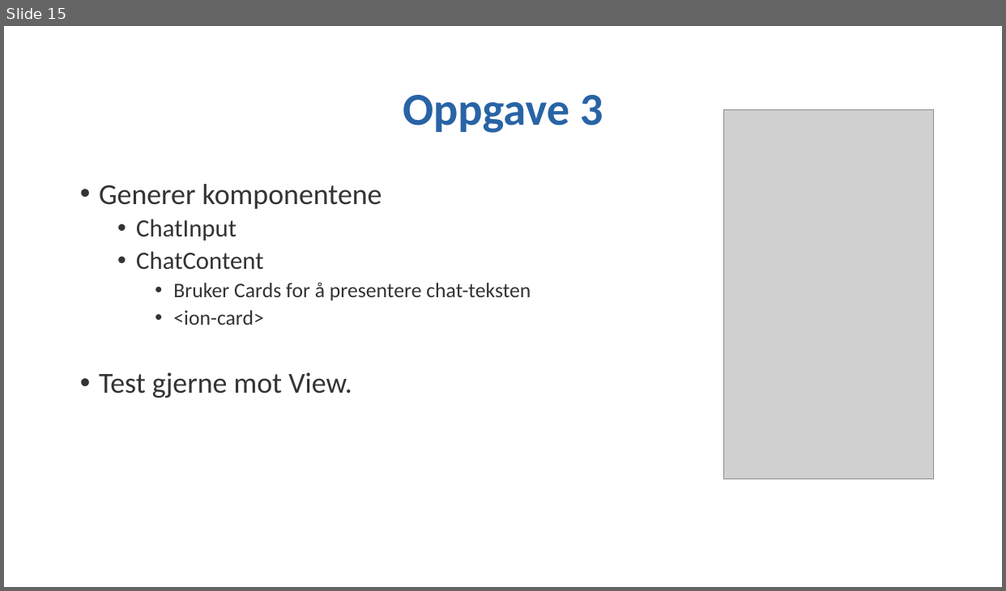
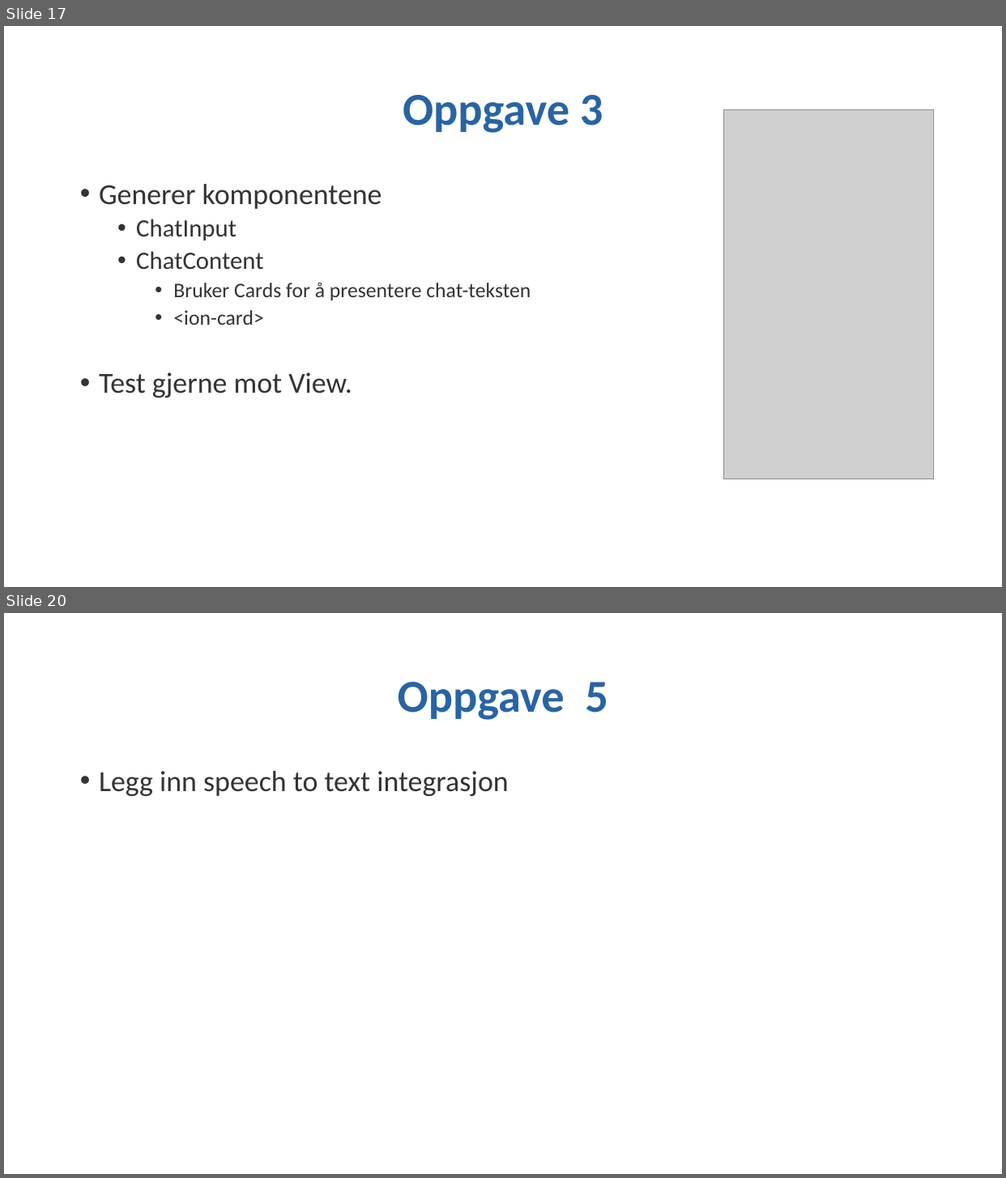
Before and after one commit to stiasta/foredrag, a slide deck: Ionic 2 workshop/Ionic 2 workshop.pptx. Shown one above the other, each under a label of ours: slide 15 before the commit, slides 17 and 20 after it; the slides between them are not shown. The pictures are 1006x591 and 1006x1178 pixels, drawn with LibreOffice and Linux fonts; fonts in the diff are those of the drawing; grey boxes stand for pictures; background and template pictures are left out. Boxes give left, top, right and bottom in pixels: in the first picture for what was removed or moved away, otherwise in the second. Text is boxed around its words. In the diff, an @@ line names an element or a change of style, - is before the commit and + after.

Commit message:
lagt til bonus oppgave i oppgave 4 og startet oppgave 5

```diff
--- a/Ionic 2 workshop/Ionic 2 workshop.pptx
+++ b/Ionic 2 workshop/Ionic 2 workshop.pptx
@@ slide 20 added at (4, 613, 1002, 1174), background #FFFFFF @@
@@ title added at (398, 682, 608, 720), 44 pt, text #2864A5, bold @@
+Oppgave 5
@@ text added at (99, 771, 508, 796), 28 pt, text #333333 @@
+• Legg inn speech to text integrasjon
@@ what was slide 15 is now slide 17 @@
```
Also in this commit, not shown: 1 slide changed, 3 other slides added, 3 other files.
